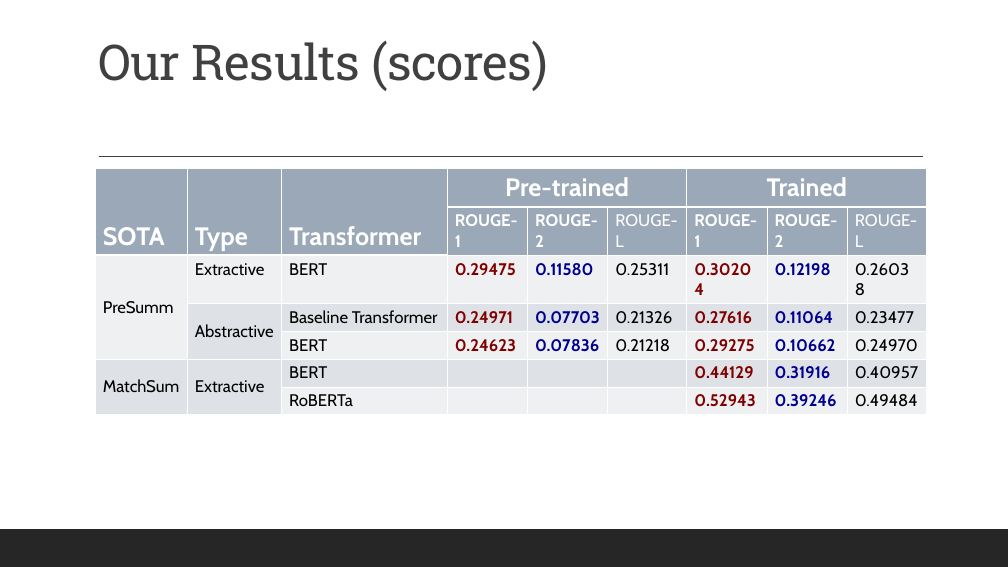
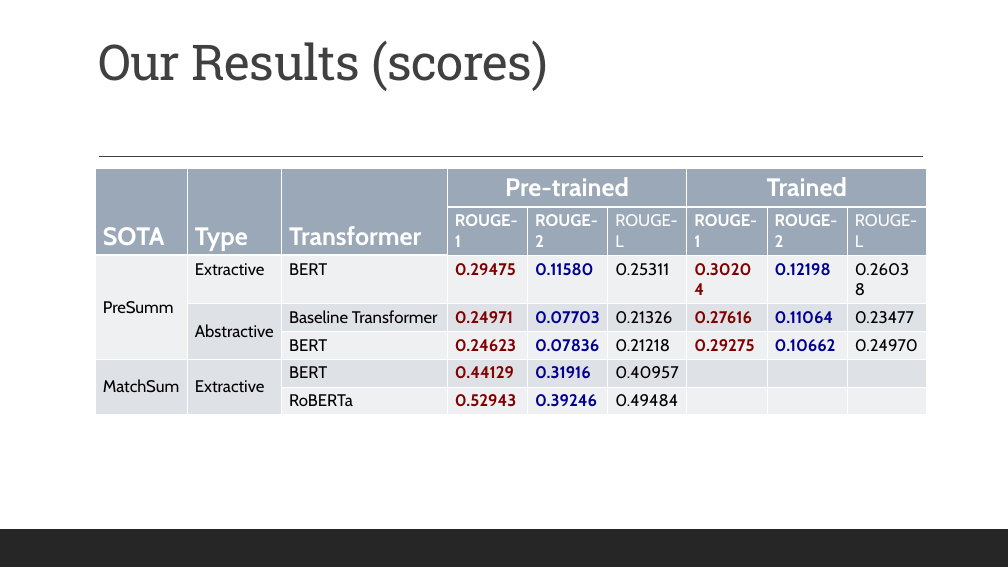
Before and after one commit to gufranpathan/case_law_g45, a slide deck: slide 11 of Group 45 Data Science for Case Law (1).pptx. Drawn at 1008x567 pixels with LibreOffice and Linux fonts; fonts in the diff are those of the drawing. Boxes give left, top, right and bottom in pixels: in the first picture for what was removed or moved away, otherwise in the second. Text is boxed around its words. In the diff, an @@ line names an element or a change of style, - is before the commit and + after.

```diff
--- a/Group 45 Data Science for Case Law (1).pptx
+++ b/Group 45 Data Science for Case Law (1).pptx
@@ table at bbox=[95, 169, 927, 411] @@
-row 6: MatchSum | Extractive | BERT |  |  |  | 0.44129 | 0.31916 | 0.40957
+row 6: MatchSum | Extractive | BERT | 0.44129 | 0.31916 | 0.40957 |  |  | 
-row 7:  |  | RoBERTa |  |  |  | 0.52943 | 0.39246 | 0.49484
+row 7:  |  | RoBERTa | 0.52943 | 0.39246 | 0.49484 |  |  | 
```
